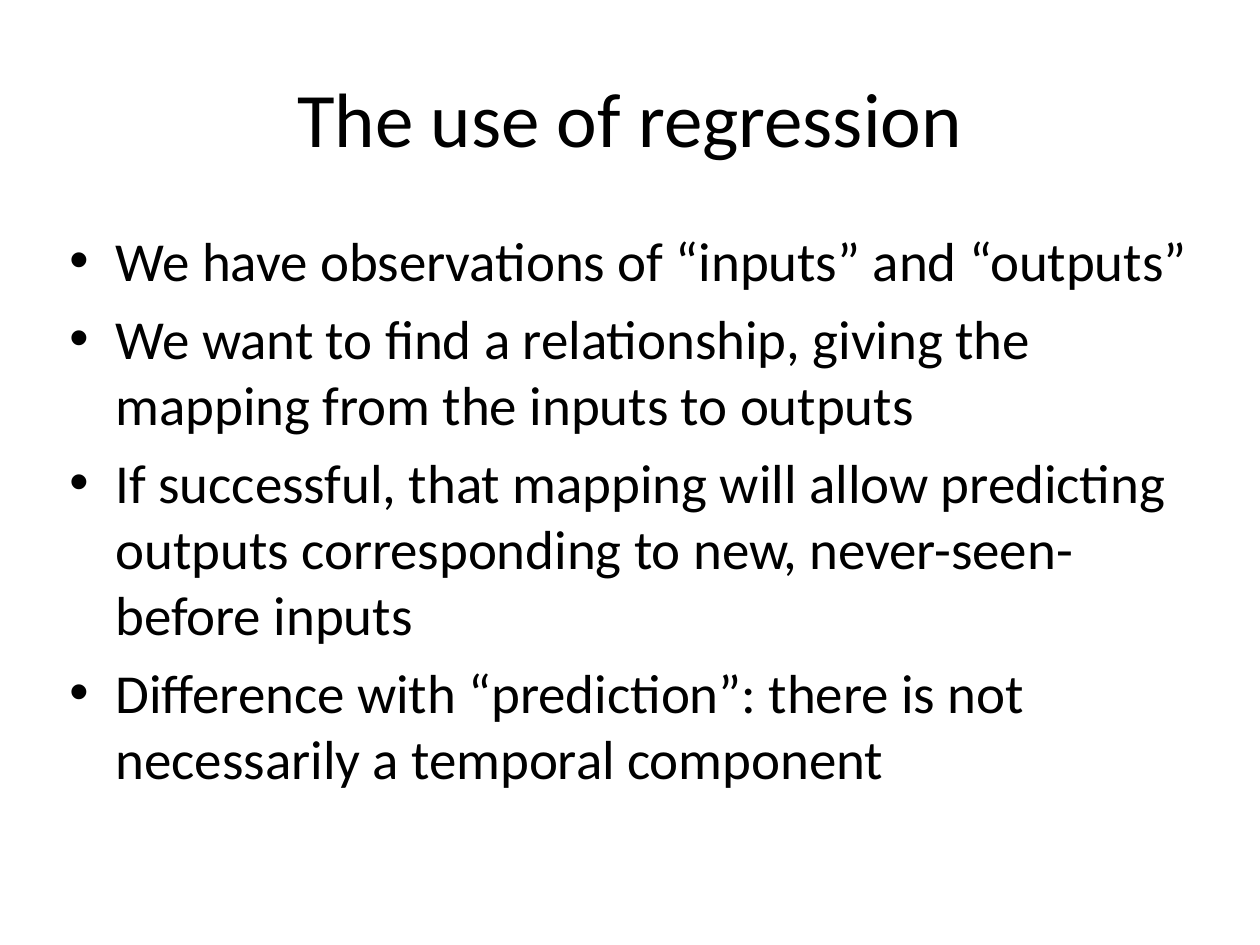
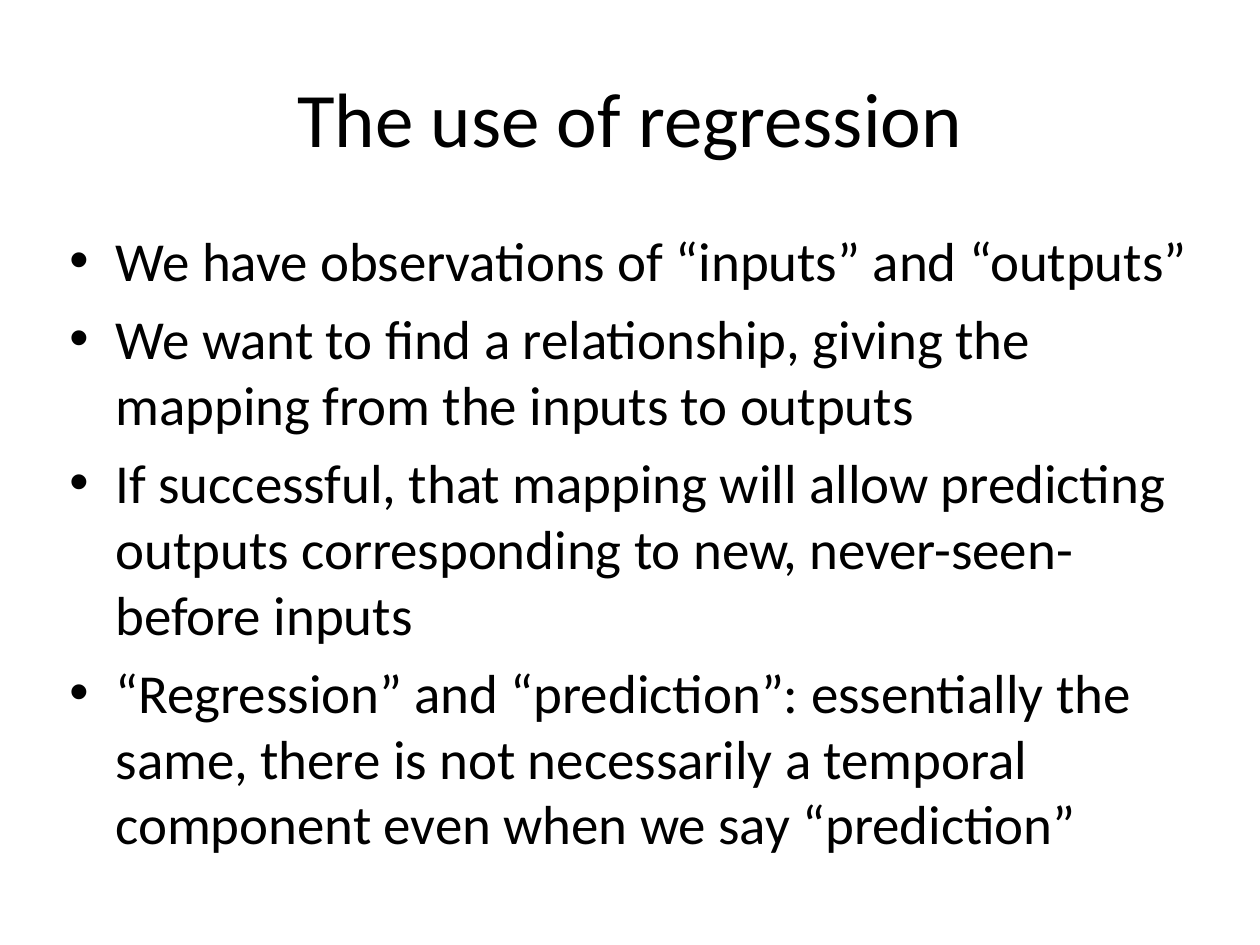
Before and after one commit to kic-markon/ITU_MSc_AM4, a slide deck: slide 4 of powerpoints/ITU Academy Slides AM4-10.pptx (slide 3 before the commit). Drawn at 1260x945 pixels with LibreOffice and Linux fonts; fonts in the diff are those of the drawing; background and template pictures are left out. Boxes give left, top, right and bottom in pixels: in the first picture for what was removed or moved away, otherwise in the second. Text is boxed around its words. In the diff, an @@ line names an element or a change of style, - is before the commit and + after.

```diff
--- a/powerpoints/ITU Academy Slides AM4-10.pptx
+++ b/powerpoints/ITU Academy Slides AM4-10.pptx
@@ text at bbox=[116, 673, 1130, 853]: text changed @@
-• Difference with “prediction”: there is not necessarily a temporal component
+• “Regression” and “prediction”: essentially the same, there is not necessarily a temporal component even when we say “prediction”
```
Also in this commit, not shown: 1 other slide changed, 3 slides added, 5 other files.
